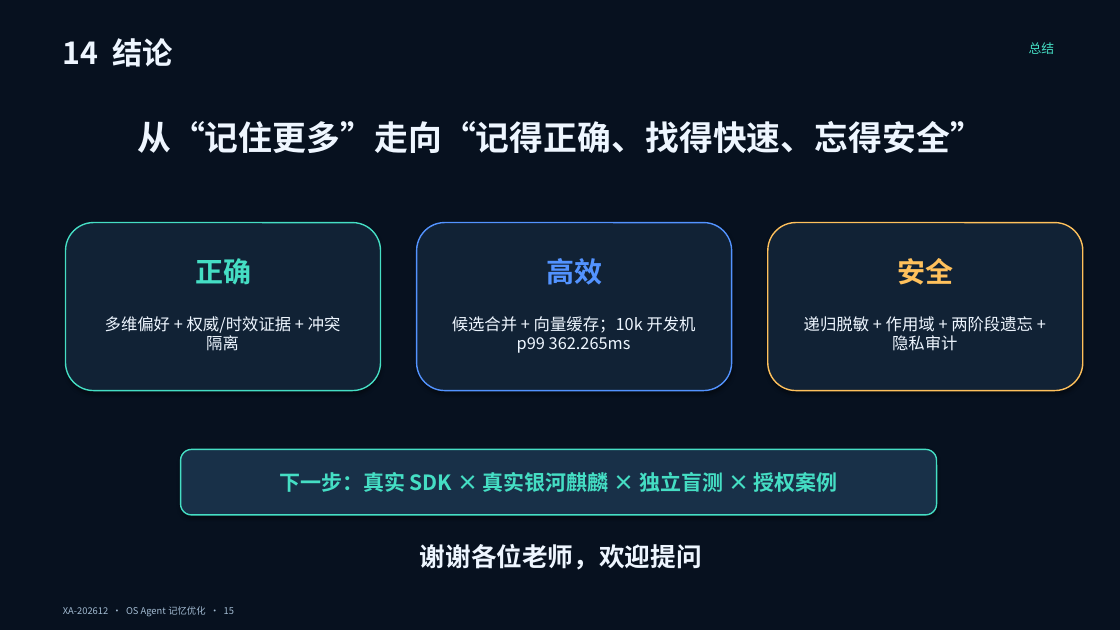
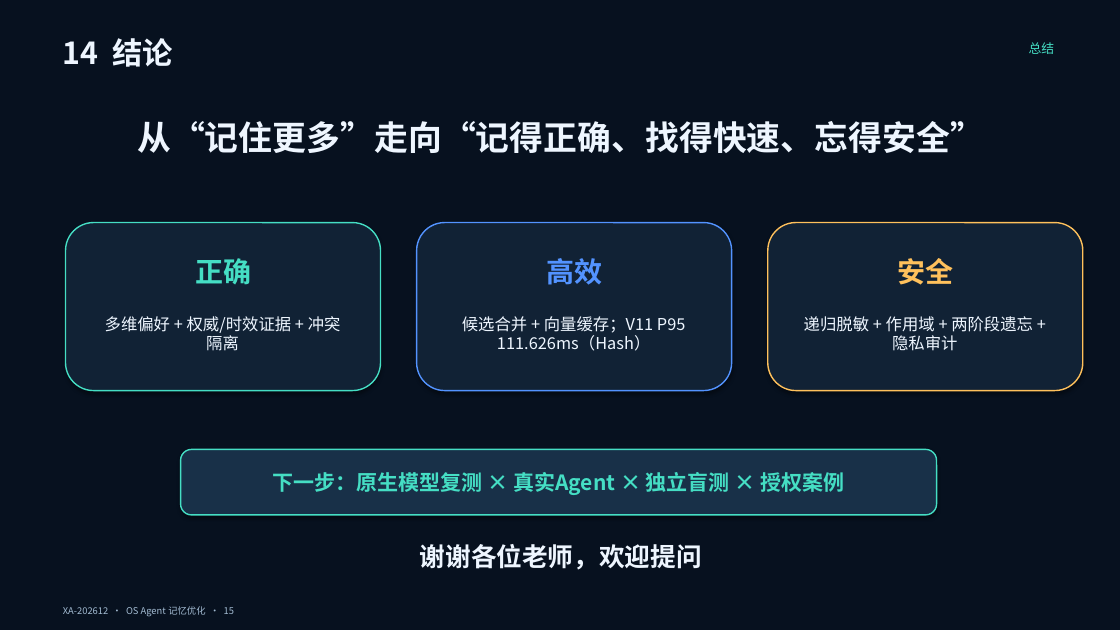
Before and after one commit to chanehwibo/tiaobei, a slide deck: slide 15 of deliverables/ppt/OS_Agent_记忆优化_答辩稿.pptx. Drawn at 1120x630 pixels with LibreOffice and Linux fonts; fonts in the diff are those of the drawing. Boxes give left, top, right and bottom in pixels: in the first picture for what was removed or moved away, otherwise in the second. Text is boxed around its words. In the diff, an @@ line names an element or a change of style, - is before the commit and + after.

```diff
--- a/deliverables/ppt/OS_Agent_记忆优化_答辩稿.pptx
+++ b/deliverables/ppt/OS_Agent_记忆优化_答辩稿.pptx
@@ text at [462,316,686,351]: text changed @@
-候选合并 + 向量缓存；10k 开发机 p99 362.265ms
+候选合并 + 向量缓存；V11 P95 111.626ms（Hash）
@@ text in rounded rectangle at [273,472,844,495]: text changed @@
-下一步：真实 SDK × 真实银河麒麟 × 独立盲测 × 授权案例
+下一步：原生模型复测 × 真实Agent × 独立盲测 × 授权案例
```
Also in this commit, not shown: 6 other slides changed, 32 other files.
